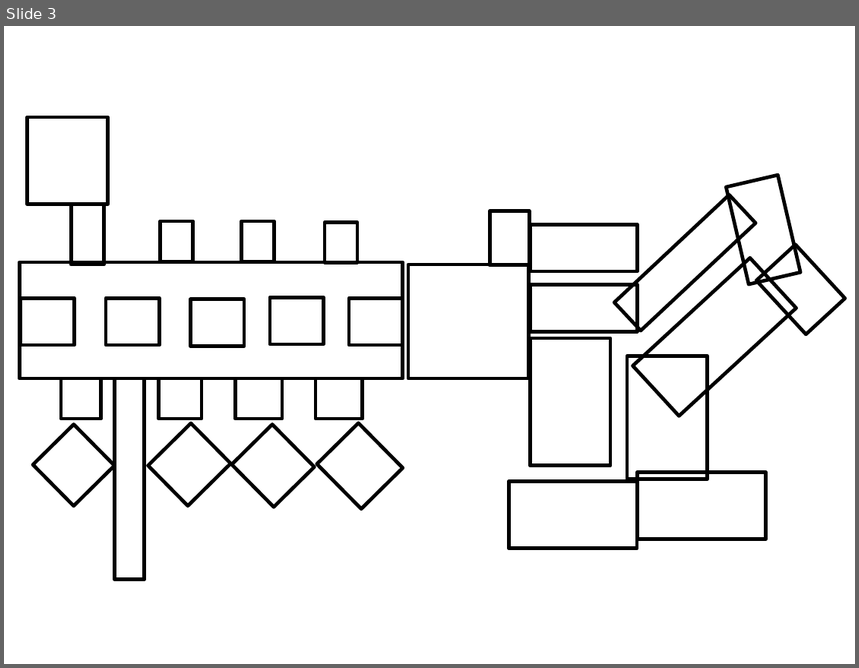
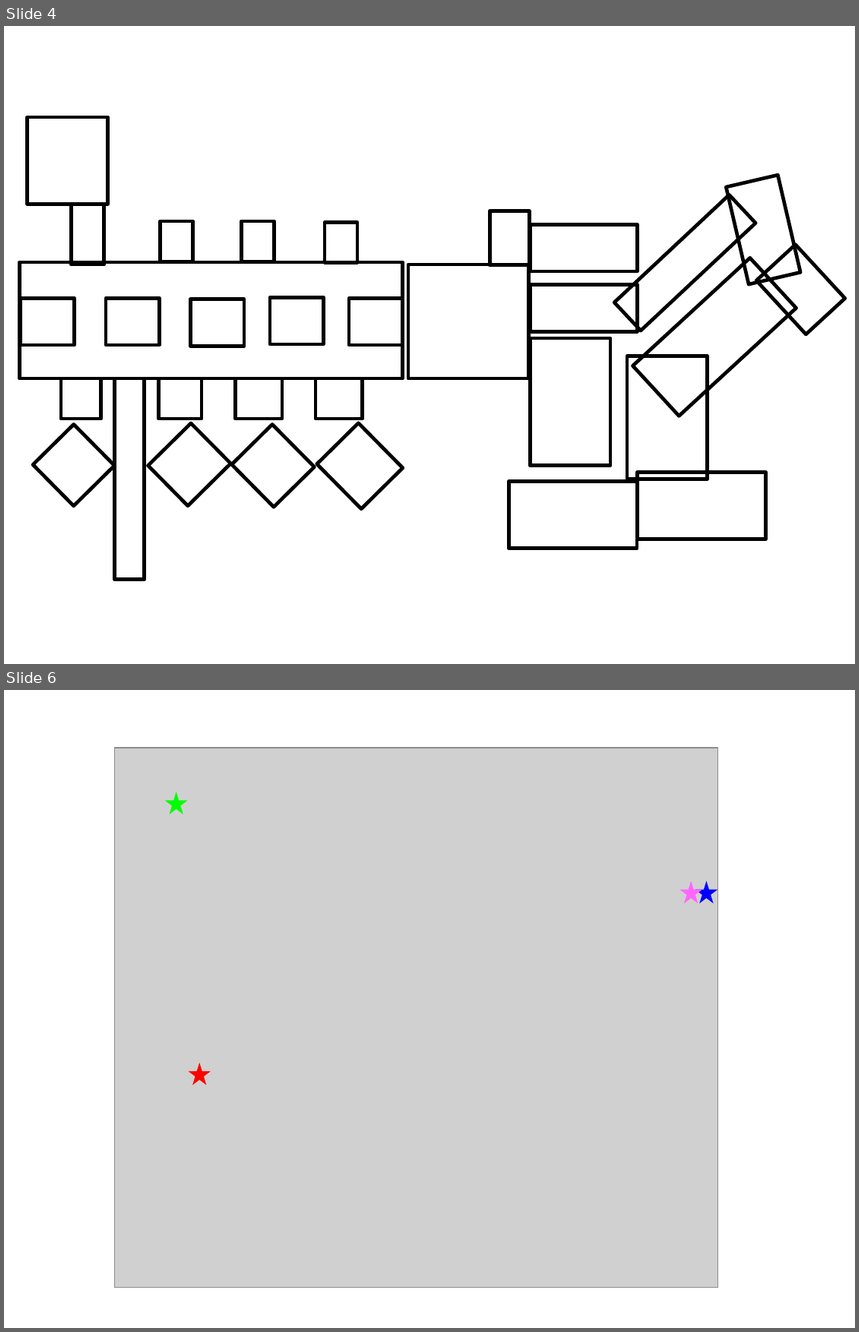
Before and after one commit to magiratex/LocalMania, a slide deck: sim2/makepic.pptx. Shown one above the other, each under a label of ours: slide 3 before the commit, slides 4 and 6 after it; the slides between them are not shown. The pictures are 859x668 and 859x1332 pixels, drawn with LibreOffice and Linux fonts; fonts in the diff are those of the drawing; grey boxes stand for pictures. Boxes give left, top, right and bottom in pixels: in the first picture for what was removed or moved away, otherwise in the second. Text is boxed around its words. In the diff, an @@ line names an element or a change of style, - is before the commit and + after.

```diff
--- a/sim2/makepic.pptx
+++ b/sim2/makepic.pptx
@@ slide 6 added at (4,690,855,1328), background #FFFFFF @@
@@ picture added at (115,748,718,1287) @@
@@ star added at (165,792,187,815), fill #00FF00 @@
@@ star added at (680,881,702,903), fill #FF66FF @@
@@ star added at (695,881,718,903), fill #0000FF @@
@@ star added at (189,1063,211,1085), fill #FF0000 @@
@@ what was slide 3 is now slide 4 @@
```
Also in this commit, not shown: 3 other slides added, 13 other files.
